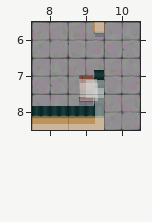
Tiled map (JSON), stored at Assets/tileset/levels/level-13-past.json. Above: the version before the commit.
Cells are 128x128 px. Shown: x 8..10, y 6..8.
Now the later version:
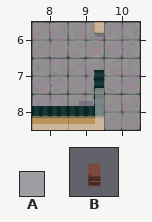
Key: from "tileset": A 37 "box4", B 182 "resource_right".
Objects are placed by their top-left corner, in cells (3,4 is the top-left corner of cell 3,4); size is 1x1 cell unless given.
Changes in this commit:
--- layer "resource"
-B "resource_right" at 8.7,7 size 1.6x1.6
--- layer "obs"
-A "box4" at 9.3,7.6 size 0.5x0.5
-A "box4" at 9.5,7.6 size 0.5x0.5
-A "box4" at 9.3,7.7 size 0.5x0.5
Pixel boxes of the changes (left, top, right, bottom) in both pictures:
removed: (79, 75, 104, 102)
